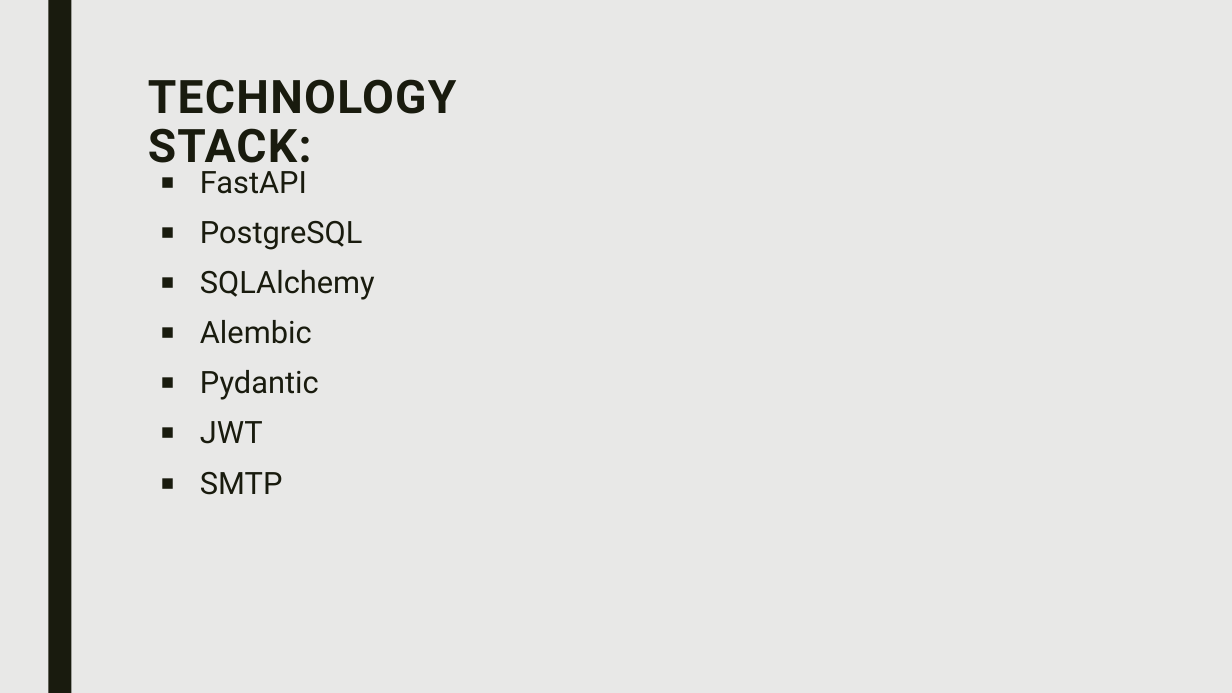
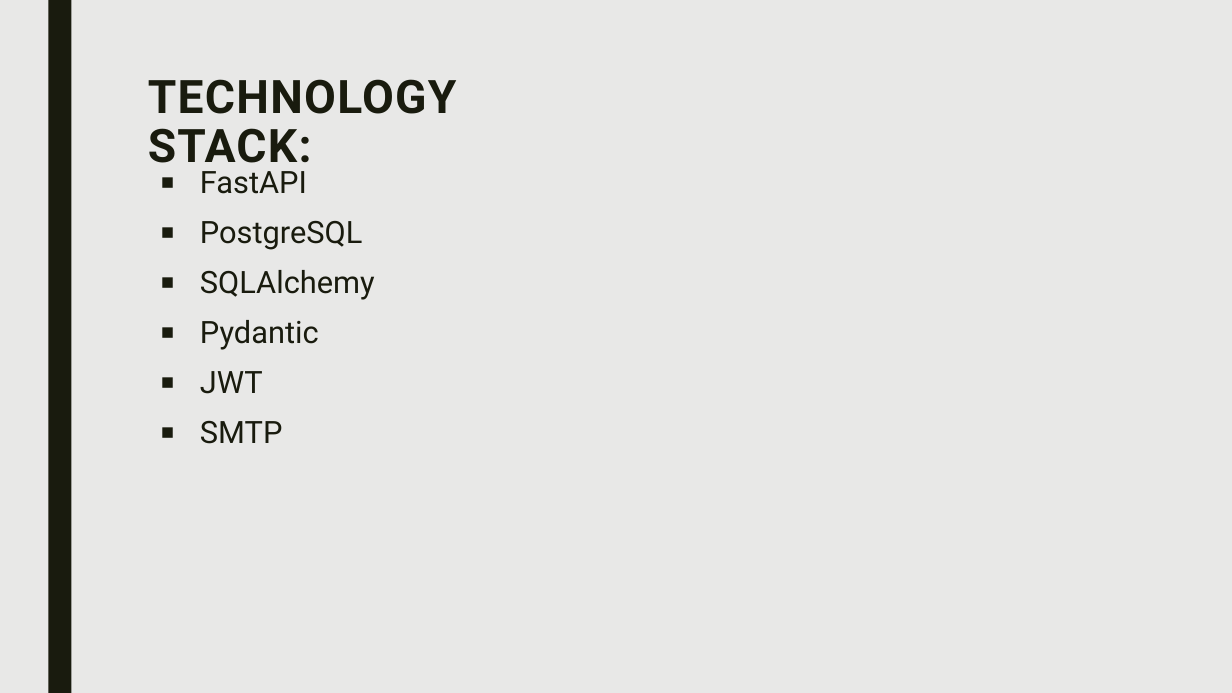
Before and after one commit to Ashishdode/Ecommerce, a slide deck: slide 3 of E-commerce Backend System.pptx. Drawn at 1232x693 pixels with LibreOffice and Linux fonts; fonts in the diff are those of the drawing. Boxes give left, top, right and bottom in pixels: in the first picture for what was removed or moved away, otherwise in the second. Text is boxed around its words. In the diff, an @@ line names an element or a change of style, - is before the commit and + after.

```diff
--- a/E-commerce Backend System.pptx
+++ b/E-commerce Backend System.pptx
@@ text at (x1=200, y1=320, x2=312, y2=344): paragraph removed @@
-■ Alembic
```
Also in this commit, not shown: 6 other files.
